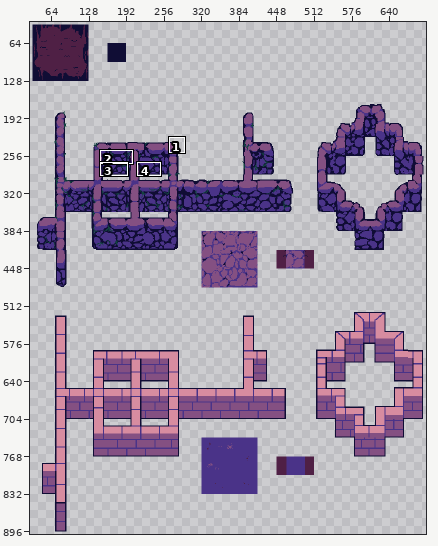
Pixel-art file, stored at assets/pres/Tileset 1.aseprite. The picture above shows the old version from afar; the outline marks the close-up.
Close-up. Earlier state:
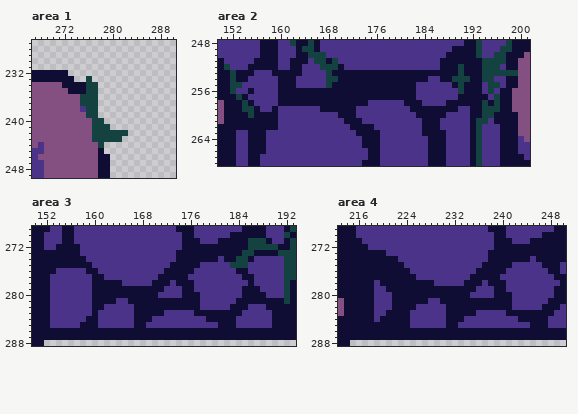
736x960 pixels, 1 frame. Shown: area 1: x 267..290, y 227..249; area 2: x 150..201, y 248..268; area 3: x 150..193, y 269..288; area 4: x 213..250, y 269..288. The wide view leaves out empty margins. The commit also changed other parts of the picture, which this record leaves out.
And afterwards:
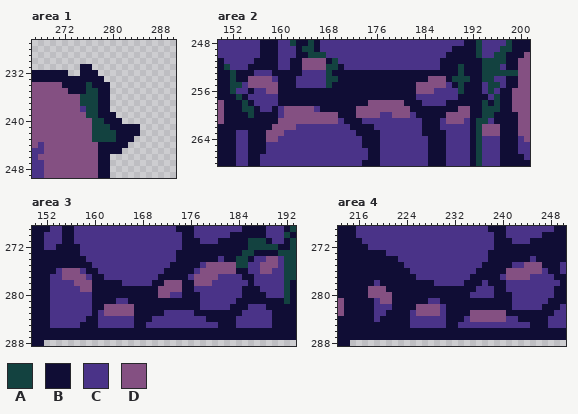
Palette (. is transparent): A #134240  B #100d35  C #4a3388  D #845082
Edits made:
--- area 1, layer "tilemap"
@@ x 272..286 @@
 230 ...............
-231 ...............
-232 B..............
-233 BB..A..........
-234 BBBBAA.........
-235 DBBBAA.........
-236 DDDAAA.........
-237 DDDAAA.........
-238 DDDCAA.........
-239 DDDDAA.........
-240 DDDDDAA........
-241 DDDDDAAA.......
-242 DDDDDAAAAAA....
-243 DDDDDAAAAA.....
-244 DDDDDDA........
-245 DDDDDDB........
+231 ...BB..........
+232 B..BBB.........
+233 BBBBBBB........
+234 BBBBABBB.......
+235 DBBBAABB.......
+236 DDDAAABB.......
+237 DDDAAABB.......
+238 DDDCAABB.......
+239 DDDDAABBB......
+240 DDDDDAABBB.....
+241 DDDDDAAABBBBB..
+242 DDDDDAAAABBBB..
+243 DDDDDAAAABBB...
+244 DDDDDDBBBBB....
+245 DDDDDDBBBB.....
 246 DDDDDDBB.......
--- area 2, layer "tilemap"
@@ x 150..201 @@
 250 CCCCCCCBBBCCCBBAAACCCCCCCCCCCCCCCCCCCCBBBBBACCAABBBD
-251 BCCCCCBBBBCCBBBCAABACCCCCCCCCCCCCCCCCBBBBBBBAAAABBDD
-252 BACCCBBBBBCCBBCCCAAABCCCCCCCCCCCCCCCCBBBABBBAAACBBDD
+251 BCCCCCBBBBCCBBDDDDBACCCCCCCCCCCCCCCCCBBBBBBBAAAABBDD
+252 BACCCBBBBBCCBBDDDDAABCCCCCCCCCCCCCCCCBBBABBBAAACBBDD
 253 BBABBBCCCBBBBBCCCCABBBBBBBBBBBBBBBBBBBBBABBBAAAAAADD
-254 BBABBCCCCCBBBCCCCCAABBBBBBBBBBBBBBBCCBBAAABBAACCBBDD
-255 BBAACCCCCCBBBCCCCCABBBBBBBBBBBBBBCCCCCCBABBBCAACBBDD
-256 BBACCBCCCCBBBBBBBBBBBBBBBBBBBBBBBCCCCCCCABBBCACBBDDD
+254 BBABBDDDDCBBBCCCCCAABBBBBBBBBBBBBBBDDDBAAABBAACCBBDD
+255 BBAACDDDDDBBBCCCCCABBBBBBBBBBBBBBDDDDDCBABBBCAACBBDD
+256 BBACCBCCDDBBBBBBBBBBBBBBBBBBBBBBBDDDCCCCABBBCACBBDDD
 257 BBBABCCCCCBBBBBBBBBBBBBBBBBBBBBBBCCCCCCCBBBBBCABBDDD
-258 DBBBABCCCCBBBBBBBBBBBBBBBCCCCCCBBBCCCCBBBBBBABABBDDD
-259 DBBBAABCCBCCCCCCCBBBBBBCCCCCCCCCBBBBBBBBCCBBAAABBDDD
-260 DBBBBABBBBCCCCCCCCCCBBBCCCCCCCCCCBBBBBCCCCBBAABBBBDD
-261 DBBBBBBBBBCCCCCCCCCCCBBBCCCCCCCCCCBBBCCCCCBAACBBBBDD
-262 BBBBBBBBBBCCCCCCCCCCCCBBBBCCCCCCCCBBBCCCCCBACCCBBBDD
-263 BBBCCBBBCCCCCCCCCCCCCCCBBBBCCCCCCCBBBBCCCCBACCCBBBDD
-264 BBBCCBBBCCCCCCCCCCCCCCCCBBBCCCCCCCCBBBCCCCBACCCBBBCD
+258 DBBBABCCCCBBBBBBBBBBBBBBBDDDDDDBBBCCCCBBBBBBABABBDDD
+259 DBBBAABCCBCDDDDDCBBBBBBDDDDDDDDDBBBBBBBBDDBBAAABBDDD
+260 DBBBBABBBBCDDDDDDDDDBBBDDDDCCDDDCBBBBBDDDDBBAABBBBDD
+261 DBBBBBBBBBDDDDDDDDDDCBBBCCCCCCCCCCBBBCDDDCBAACBBBBDD
+262 BBBBBBBBBDDDDCCCCCCCCCBBBBCCCCCCCCBBBCCCCCBADDDBBBDD
+263 BBBCCBBBDDDCCCCCCCCCCCCBBBBCCCCCCCBBBBCCCCBADDDBBBDD
+264 BBBCCBBBDDCCCCCCCCCCCCCCBBBCCCCCCCCBBBCCCCBACCCBBBCD
 265 BBBCCBBBCCCCCCCCCCCCCCCCBBBCCCCCCCCBBBCCCCBACCCBBBCC
--- area 3, layer "tilemap"
@@ x 150..193 @@
 273 BBBBBBBBCCCCCCCCCCCCCCCCBBBBBBBBBBBAABBBBAAA
-274 BBBBBBBBBCCCCCCCCCCCCCCCBBBBBBBCBBAABCCCCCAA
-275 BBBBBBBBBBCCCCCCCCCCCCCBBBBBCCCCCAAACCCCCCAA
-276 BBBBCCCCCBBCCCCCCCCCCCBBBBBCCCCCCCBBCCCCCCAA
-277 BBBCCCCCCCBBCCCCCCCCCBBBBBCCCCCCCCCBBCCCCCAA
-278 BBBCCCCCCCBBBBBCCCCCBBBCBBBCCCCCCCCCBCCCCCAB
-279 BBBCCCCCCCBBBBBBBBBBBBCCCBBCCCCCCCCBBBCCCCAB
-280 BBBCCCCCCCBBBBBBBBBBBCCCCBBBCCCCCCCBBBBCCCAB
+274 BBBBBBBBBCCCCCCCCCCCCCCCBBBBBBBCBBAABCCDDCAA
+275 BBBBBBBBBBCCCCCCCCCCCCCBBBBBCDDDDDAACCDDDCAA
+276 BBBBCDDDCBBCCCCCCCCCCCBBBBBCDDDDDDBBCCDDCCAA
+277 BBBCCDDDDCBBCCCCCCCCCBBBBBCDDDDCCCCBBCCCCCAA
+278 BBBCCCCDDDBBBBBCCCCCBBDDDBBDDDCCCCCCBCCCCCAB
+279 BBBCCCCCDDBBBBBBBBBBBDDDDBBCCCCCCCCBBBCCCCAB
+280 BBBCCCCCCCBBBBBBBBBBBDDCCBBBCCCCCCCBBBBCCCAB
 281 BBBCCCCCCCBBBBCCBBBBBBBBBBBBCCCCCCBBBBBBBBAB
-282 BBBCCCCCCCBBCCCCCBBBBBBBBBBBCCCCCBBBCCCBBBBB
-283 BBBCCCCCCCBCCCCCCBBBBBCCCCCBBBBBBBBCCCCCBBBB
+282 BBBCCCCCCCBBDDDDDBBBBBBBBBBBCCCCCBBBCCCBBBBB
+283 BBBCCCCCCCBCDDDDDBBBBBCCCCCBBBBBBBBCCCCCBBBB
 284 BBBCCCCCCBBCCCCCCBBBCCCCCCCCCBBBBBCCCCCCBBBB
--- area 4, layer "tilemap"
@@ x 213..250 @@
 274 BBBBBBBBBBCCCCCCCCCCCCCCCBBBBBBBCBBBBB
-275 BBBBBBBBBBBCCCCCCCCCCCCCBBBBBCCCCCBBBC
-276 BBBBBBBBBBBBCCCCCCCCCCCBBBBBCCCCCCCBBC
-277 BBBBBBBBBBBBBCCCCCCCCCBBBBBCCCCCCCCCBB
+275 BBBBBBBBBBBCCCCCCCCCCCCCBBBBBCCDDDBBBC
+276 BBBBBBBBBBBBCCCCCCCCCCCBBBBBDDDDDDCBBC
+277 BBBBBBBBBBBBBCCCCCCCCCBBBBBCDDDDCCCCBB
 278 BBBBBBCBBBBBBBBBCCCCCBBBCBBBCCCCCCCCCB
-279 BBBBBBCCBBBBBBBBBBBBBBBCCCBBCCCCCCCCBB
-280 BBBBBBCCCBBBBBBBBBBBBBCCCCBBBCCCCCCCBB
-281 DBBBBBCCCBBBBBBCCBBBBBBBBBBBBCCCCCCBBB
-282 DBBBBBCCCBBBBCCCCCBBBBBBBBBBBCCCCCBBBC
-283 DBBBBBCCBBBBCCCCCCBBBBBCCCCCBBBBBBBBCC
-284 BBBBBBCBBBBBCCCCCCBBBCCCCCCCCCBBBBBCCC
+279 BBBBBDDDBBBBBBBBBBBBBBBCCCBBCCCCCCCCBB
+280 BBBBBDDDDBBBBBBBBBBBBBCCCCBBBCCCCCCCBB
+281 DBBBBBCDDBBBBBBCCBBBBBBBBBBBBCCCCCCBBB
+282 DBBBBBCCCBBBBDDDDCBBBBBBBBBBBCCCCCBBBC
+283 DBBBBBCCBBBBCDDDDCBBBBDDDDDDBBBBBBBBCC
+284 BBBBBBCBBBBBCCCCCCBBBCDDDDDDCCBBBBBCCC
 285 BBBBBBBBBBBBCCCCCCBBCCCCCCCCCCCCBBBCCC
